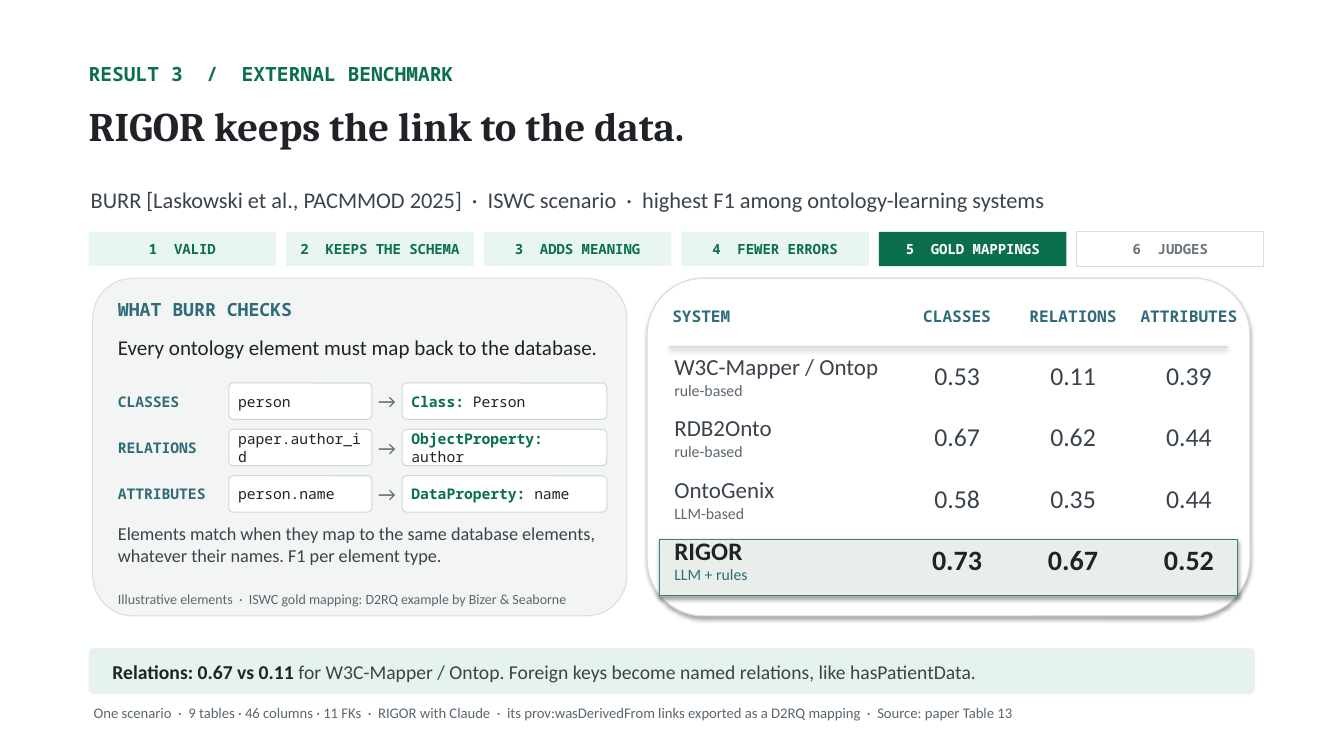
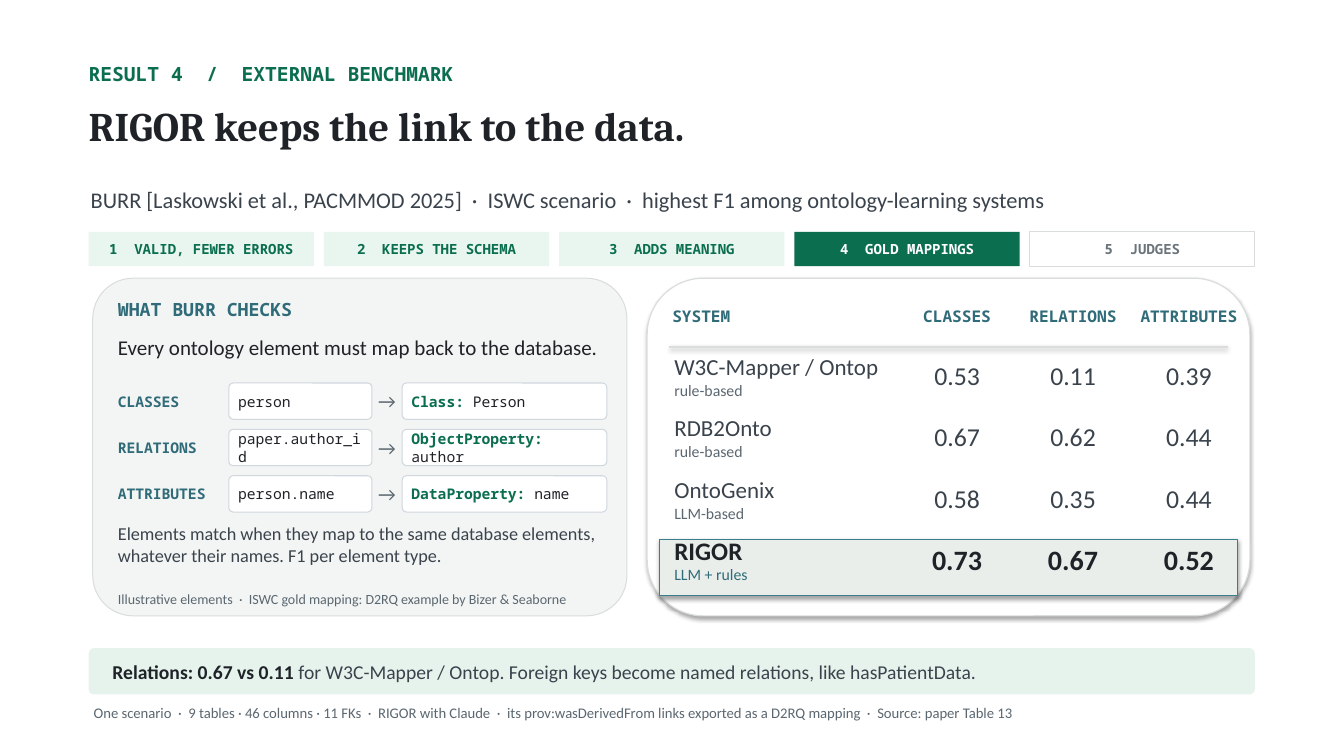
Before and after one commit to NadeenAhmad/rigor_private, a slide deck: slide 4 of presentation/RIGOR_results.pptx (slide 3 before the commit). Drawn at 1344x756 pixels with LibreOffice and Linux fonts; fonts in the diff are those of the drawing. Boxes give left, top, right and bottom in pixels: in the first picture for what was removed or moved away, otherwise in the second. Text is boxed around its words. In the diff, an @@ line names an element or a change of style, - is before the commit and + after.

```diff
--- a/presentation/RIGOR_results.pptx
+++ b/presentation/RIGOR_results.pptx
@@ text at [89, 66, 454, 82]: text changed @@
-RESULT 3 / EXTERNAL BENCHMARK
+RESULT 4 / EXTERNAL BENCHMARK
@@ rectangle "1 VALID, FEWER ERRORS": place and size @@
-rectangle "1 VALID, FEWER ERRORS" at [89, 232, 276, 266]
+rectangle "1 VALID, FEWER ERRORS" at [89, 232, 314, 266]
@@ rectangle "2 KEEPS THE SCHEMA": place and size @@
-rectangle "2 KEEPS THE SCHEMA" at [286, 232, 474, 266]
+rectangle "2 KEEPS THE SCHEMA" at [324, 232, 548, 266]
@@ rectangle "3 ADDS MEANING": place and size @@
-rectangle "3 ADDS MEANING" at [484, 232, 671, 266]
+rectangle "3 ADDS MEANING" at [560, 232, 784, 266]
@@ rectangle "4 GOLD MAPPINGS": place and size @@
-rectangle "4 GOLD MAPPINGS" at [682, 232, 869, 266]
+rectangle "4 GOLD MAPPINGS" at [795, 232, 1019, 266]
@@ rectangle "4 GOLD MAPPINGS" at [795, 232, 1019, 266]: fill #E8F6EF to #0B6E4F @@
@@ rectangle "5 JUDGES": place and size @@
-rectangle "5 JUDGES" at [879, 232, 1067, 266]
+rectangle "5 JUDGES" at [1030, 232, 1255, 266]
@@ rectangle "5 JUDGES" at [1030, 232, 1255, 266]: fill #0B6E4F to #FFFFFF; outline none to #D9DEDB 0.75 pt @@
@@ rectangle removed at [1077, 232, 1264, 266] @@
-6 JUDGES
@@ text in rectangle at [109, 244, 293, 257]: text changed @@
-1 VALID
+1 VALID, FEWER ERRORS
@@ text in rectangle at [840, 244, 974, 254]: text changed; text colour #0B6E4F to #FFFFFF @@
-4 FEWER ERRORS
+4 GOLD MAPPINGS
@@ text in rectangle at [1105, 244, 1180, 254]: text changed; text colour #FFFFFF to #6B747B @@
-5 GOLD MAPPINGS
+5 JUDGES
```
Also in this commit, not shown: 3 other slides changed, 1 slide added, 1 slide removed, 10 other files.
